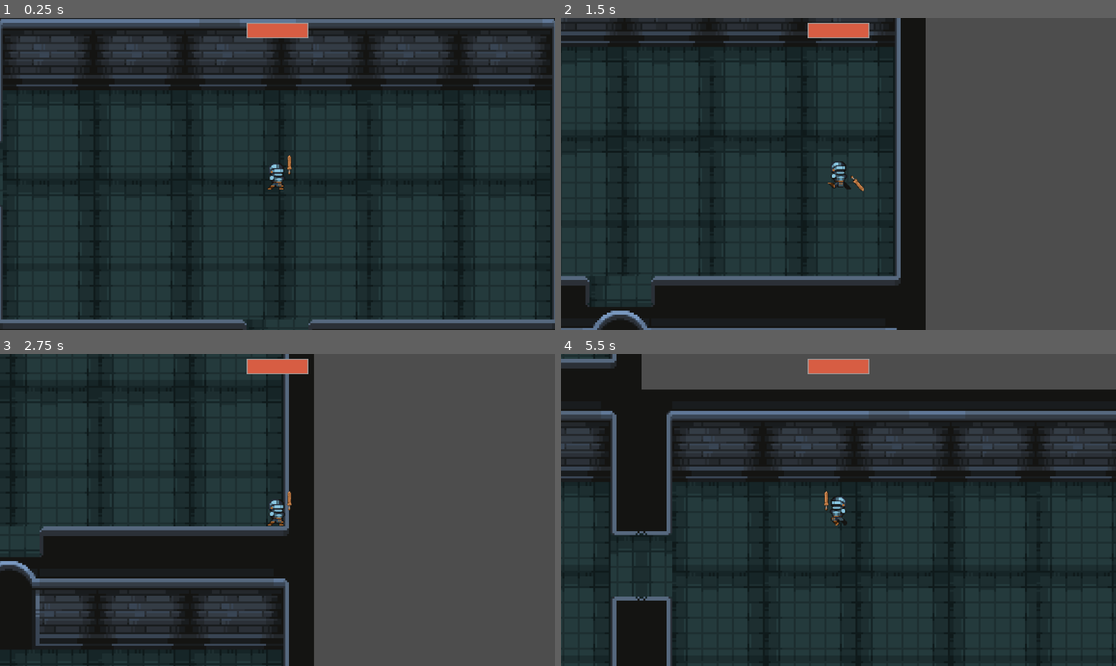
Above: before the commit, frames 1-4 (two rows, left to right).
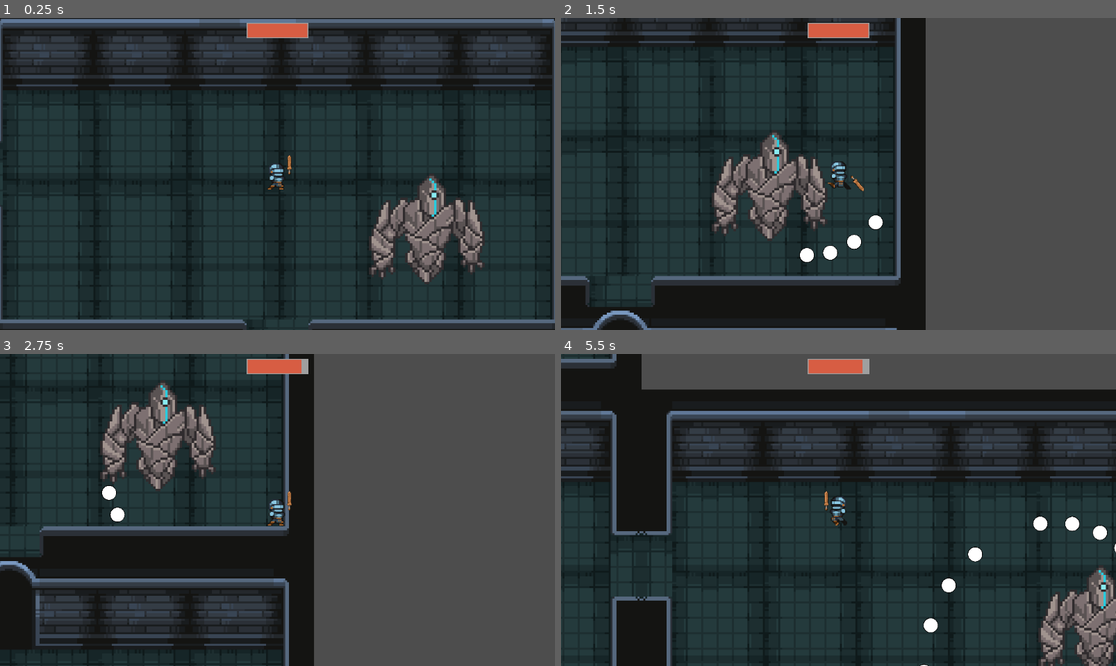
Above: after the commit, the same moments.

Repository: Robert-Riordan-UCD/GameDevJourney
Game: Godot game, scene res://World/Levels/level.tscn
Two runs of this game, one before a commit and one after it. Both use one fixed random seed, a clock stepped at 60 frames per second and the inputs below.
Inputs (mouse positions are in pixels of both pictures, inside the frame that each line leads up to):
- Up to frame 1 (0.25 s): no input
- Up to frame 2 (1.5 s): move the mouse to (960, 158) at 0.52 s; hold D (player_right) 0.53-1.28 s; hold Space (player_dash) 0.53-1.28 s; move the mouse to (727, 189) at 1.27 s; hold S (player_down) from 1.28 s (still down); click (727, 189) at 1.35 s
- Up to frame 3 (2.75 s): move the mouse to (333, 441) at 2.02 s; release S (player_down) at 2.03 s; hold D (player_right) from 2.03 s (still down); hold Space (player_dash) from 2.03 s (still down)
- Up to frame 4 (5.5 s): move the mouse to (810, 572) at 2.77 s; release D (player_right) at 2.78 s; release Space (player_dash) at 2.78 s; hold W (player_up) 2.78-3.53 s; click (810, 572) at 2.85 s; move the mouse to (1005, 556) at 3.52 s; hold Space (player_dash) 3.53-4.28 s; hold A (player_left) 3.53-5.03 s; move the mouse to (672, 463) at 4.27 s; click (672, 463) at 4.35 s; move the mouse to (866, 510) at 5.02 s; hold S (player_down) from 5.03 s (still down); hold Space (player_dash) from 5.03 s (still down)

The runs differ from the first frame. In frame 1, 3.3% of the frame differs, in the area x 66-87%, y 50-85%; in frame 2, 3.7%, in the area x 27-59%, y 36-79%; in frame 3, 3.5%; in frame 4, 3.1%.

Commit message:
Initial boss setup

Diff:
--- /dev/null
+++ b/Rougelike_Bullethell_Dungeon_Crawler/Enemies/Boss/StoneGolem/IdleState.gd
@@ -0,0 +1,8 @@
+class_name BossIdle
+extends State
+
+@export var parent:Boss
+@export var speed:float = 10
+
+func enter():
+	parent.animated_sprite_2d.play("idle")
--- /dev/null
+++ b/Rougelike_Bullethell_Dungeon_Crawler/Enemies/Boss/StoneGolem/StoneGolemStateMachine.gd
@@ -0,0 +1,36 @@
+extends Node
+
+@export var initial_state:State = null
+
+var current_state:State = null
+var states:Dictionary = {}
+
+func _ready() -> void:
+	for child in get_children():
+		if child is State:
+			states[child.name] = child
+			child.transition.connect(change_state)
+
+	if initial_state:
+		await get_tree().process_frame
+		await initial_state.enter()
+		current_state = initial_state
+
+func _process(delta: float) -> void:
+	if current_state:
+		current_state.update(delta)
+
+func _physics_process(delta: float) -> void:
+	if current_state:
+		current_state.physics_update(delta)
+
+func change_state(state:String) -> void:
+	if state == current_state.name: return
+
+	var new_state:State = states.get(state)
+	if not new_state: return
+
+	if current_state:
+		await current_state.exit()
+	await new_state.enter()
+	current_state = new_state
--- /dev/null
+++ b/Rougelike_Bullethell_Dungeon_Crawler/Enemies/Boss/StoneGolem/stone_golem.gd
@@ -0,0 +1,59 @@
+extends Boss
+
+const SPEED = 300.0
+
+signal died
+#
+#@export var bullet_spawner:BulletSpawner = null
+#
+#@export var start_time_offset_min:float = 1.6
+#@export var start_time_offset_max:float = 0.2
+#
+#@export var movement_area:SpawnArea
+
+@onready var animated_sprite_2d: AnimatedSprite2D = $AnimatedSprite2D
+
+var dying:bool = false
+#
+#func _ready() -> void:
+#	randomize()
+#	setup_bullet_spawner()
+#	random_movement.movement_area = movement_area
+#
+#func _process(delta: float) -> void:
+#	if dying: return
+#	if random_movement and random_movement.enabled:
+#		animated_sprite_2d.play("move")
+#		animated_sprite_2d.flip_h = velocity.x < 0
+#
+#func activate() -> void:
+#	await spawn_self()
+#	if dying: return
+#	bullet_spawner.enable()
+#	random_movement.enabled = true
+#
+#func setup_bullet_spawner() -> void:
+#	if bullet_spawner ==  null:
+#		bullet_spawner = preload("res://Bullets/bullet_spawner.tscn").instantiate()
+#	add_child(bullet_spawner)
+#	bullet_spawner.disable()
+#
+#func spawn_self() -> void:
+#	await get_tree().create_timer(randf_range(start_time_offset_min, start_time_offset_max)).timeout
+#	animated_sprite_2d.play_backwards("death")
+#	await animated_sprite_2d.animation_finished
+#	animated_sprite_2d.position.y += 8
+#	animated_sprite_2d.play("default")
+#
+#func _on_health_died() -> void:
+#	if dying: return
+#	dying = true
+#	died.emit()
+#	animated_sprite_2d.position.y -= 8
+#	animated_sprite_2d.play("death")
+#	$CollisionShape2D.queue_free()
+#	random_movement.queue_free()
+#	bullet_spawner.disable()
+#	await animated_sprite_2d.animation_finished
+#	get_parent().remove_child(self)
+#	queue_free()
--- /dev/null
+++ b/Rougelike_Bullethell_Dungeon_Crawler/Enemies/Boss/StoneGolem/stone_golem.tscn
@@ -0,0 +1,439 @@
+[gd_scene load_steps=62 format=3 uid="uid://nrfgwah0docv"]
+
+[ext_resource type="Script" path="res://Enemies/Boss/StoneGolem/stone_golem.gd" id="1_36wpp"]
+[ext_resource type="Texture2D" uid="uid://ikcpxrwrne70" path="res://Enemies/Boss/StoneGolem/Character_sheet.png" id="1_uhvlh"]
+[ext_resource type="Script" path="res://Utilites/health.gd" id="2_4bfgc"]
+[ext_resource type="Script" path="res://Utilites/Hurtbox.gd" id="3_tug5w"]
+[ext_resource type="PackedScene" uid="uid://c5dxg0k1tihbq" path="res://Bullets/bullet_spawner.tscn" id="5_np3k6"]
+[ext_resource type="PackedScene" uid="uid://cuyd1yw3aunkv" path="res://Bullets/burst_bullet_spawner.tscn" id="6_phnmg"]
+[ext_resource type="Script" path="res://Enemies/Boss/StoneGolem/StoneGolemStateMachine.gd" id="7_kle3x"]
+[ext_resource type="Script" path="res://Enemies/Boss/StoneGolem/IdleState.gd" id="8_y0b6c"]
+
+[sub_resource type="AtlasTexture" id="AtlasTexture_uto7t"]
+atlas = ExtResource("1_uhvlh")
+region = Rect2(0, 700, 100, 100)
+
+[sub_resource type="AtlasTexture" id="AtlasTexture_if1g1"]
+atlas = ExtResource("1_uhvlh")
+region = Rect2(100, 700, 100, 100)
+
+[sub_resource type="AtlasTexture" id="AtlasTexture_q2rd3"]
+atlas = ExtResource("1_uhvlh")
+region = Rect2(200, 700, 100, 100)
+
+[sub_resource type="AtlasTexture" id="AtlasTexture_vghxg"]
+atlas = ExtResource("1_uhvlh")
+region = Rect2(300, 700, 100, 100)
+
+[sub_resource type="AtlasTexture" id="AtlasTexture_28g0f"]
+atlas = ExtResource("1_uhvlh")
+region = Rect2(400, 700, 100, 100)
+
+[sub_resource type="AtlasTexture" id="AtlasTexture_wko05"]
+atlas = ExtResource("1_uhvlh")
+region = Rect2(500, 700, 100, 100)
+
+[sub_resource type="AtlasTexture" id="AtlasTexture_ug1cj"]
+atlas = ExtResource("1_uhvlh")
+region = Rect2(600, 700, 100, 100)
+
+[sub_resource type="AtlasTexture" id="AtlasTexture_qqirx"]
+atlas = ExtResource("1_uhvlh")
+region = Rect2(700, 700, 100, 100)
+
+[sub_resource type="AtlasTexture" id="AtlasTexture_qxahc"]
+atlas = ExtResource("1_uhvlh")
+region = Rect2(800, 700, 100, 100)
+
+[sub_resource type="AtlasTexture" id="AtlasTexture_7qmua"]
+atlas = ExtResource("1_uhvlh")
+region = Rect2(900, 700, 100, 100)
+
+[sub_resource type="AtlasTexture" id="AtlasTexture_uygwr"]
+atlas = ExtResource("1_uhvlh")
+region = Rect2(0, 800, 100, 100)
+
+[sub_resource type="AtlasTexture" id="AtlasTexture_6ya8l"]
+atlas = ExtResource("1_uhvlh")
+region = Rect2(100, 800, 100, 100)
+
+[sub_resource type="AtlasTexture" id="AtlasTexture_7rli4"]
+atlas = ExtResource("1_uhvlh")
+region = Rect2(200, 800, 100, 100)
+
+[sub_resource type="AtlasTexture" id="AtlasTexture_earhv"]
+atlas = ExtResource("1_uhvlh")
+region = Rect2(300, 800, 100, 100)
+
+[sub_resource type="AtlasTexture" id="AtlasTexture_ln4mb"]
+atlas = ExtResource("1_uhvlh")
+region = Rect2(0, 100, 100, 100)
+
+[sub_resource type="AtlasTexture" id="AtlasTexture_1jd7q"]
+atlas = ExtResource("1_uhvlh")
+region = Rect2(100, 100, 100, 100)
+
+[sub_resource type="AtlasTexture" id="AtlasTexture_pmeg8"]
+atlas = ExtResource("1_uhvlh")
+region = Rect2(200, 100, 100, 100)
+
+[sub_resource type="AtlasTexture" id="AtlasTexture_ov12r"]
+atlas = ExtResource("1_uhvlh")
+region = Rect2(300, 100, 100, 100)
+
+[sub_resource type="AtlasTexture" id="AtlasTexture_jw7by"]
+atlas = ExtResource("1_uhvlh")
+region = Rect2(400, 100, 100, 100)
+
+[sub_resource type="AtlasTexture" id="AtlasTexture_5smfp"]
+atlas = ExtResource("1_uhvlh")
+region = Rect2(500, 100, 100, 100)
+
+[sub_resource type="AtlasTexture" id="AtlasTexture_e21wn"]
+atlas = ExtResource("1_uhvlh")
+region = Rect2(600, 100, 100, 100)
+
+[sub_resource type="AtlasTexture" id="AtlasTexture_se7a2"]
+atlas = ExtResource("1_uhvlh")
+region = Rect2(700, 100, 100, 100)
+
+[sub_resource type="AtlasTexture" id="AtlasTexture_is1q2"]
+atlas = ExtResource("1_uhvlh")
+region = Rect2(300, 0, 100, 100)
+
+[sub_resource type="AtlasTexture" id="AtlasTexture_vjad1"]
+atlas = ExtResource("1_uhvlh")
+region = Rect2(0, 0, 100, 100)
+
+[sub_resource type="AtlasTexture" id="AtlasTexture_opcjg"]
+atlas = ExtResource("1_uhvlh")
+region = Rect2(100, 0, 100, 100)
+
+[sub_resource type="AtlasTexture" id="AtlasTexture_gio5v"]
+atlas = ExtResource("1_uhvlh")
+region = Rect2(200, 0, 100, 100)
+
+[sub_resource type="AtlasTexture" id="AtlasTexture_21aeo"]
+atlas = ExtResource("1_uhvlh")
+region = Rect2(0, 300, 100, 100)
+
+[sub_resource type="AtlasTexture" id="AtlasTexture_sv8w2"]
+atlas = ExtResource("1_uhvlh")
+region = Rect2(100, 300, 100, 100)
+
+[sub_resource type="AtlasTexture" id="AtlasTexture_q423c"]
+atlas = ExtResource("1_uhvlh")
+region = Rect2(200, 300, 100, 100)
+
+[sub_resource type="AtlasTexture" id="AtlasTexture_57k5u"]
+atlas = ExtResource("1_uhvlh")
+region = Rect2(300, 300, 100, 100)
+
+[sub_resource type="AtlasTexture" id="AtlasTexture_emic6"]
+atlas = ExtResource("1_uhvlh")
+region = Rect2(400, 300, 100, 100)
+
+[sub_resource type="AtlasTexture" id="AtlasTexture_l8dnc"]
+atlas = ExtResource("1_uhvlh")
+region = Rect2(500, 300, 100, 100)
+
+[sub_resource type="AtlasTexture" id="AtlasTexture_005xt"]
+atlas = ExtResource("1_uhvlh")
+region = Rect2(600, 300, 100, 100)
+
+[sub_resource type="AtlasTexture" id="AtlasTexture_dy4j6"]
+atlas = ExtResource("1_uhvlh")
+region = Rect2(700, 300, 100, 100)
+
+[sub_resource type="AtlasTexture" id="AtlasTexture_c78l8"]
+atlas = ExtResource("1_uhvlh")
+region = Rect2(0, 400, 100, 100)
+
+[sub_resource type="AtlasTexture" id="AtlasTexture_a0i8x"]
+atlas = ExtResource("1_uhvlh")
+region = Rect2(100, 400, 100, 100)
+
+[sub_resource type="AtlasTexture" id="AtlasTexture_vfvig"]
+atlas = ExtResource("1_uhvlh")
+region = Rect2(200, 400, 100, 100)
+
+[sub_resource type="AtlasTexture" id="AtlasTexture_julpb"]
+atlas = ExtResource("1_uhvlh")
+region = Rect2(300, 400, 100, 100)
+
+[sub_resource type="AtlasTexture" id="AtlasTexture_wvpob"]
+atlas = ExtResource("1_uhvlh")
+region = Rect2(400, 400, 100, 100)
+
+[sub_resource type="AtlasTexture" id="AtlasTexture_uim86"]
+atlas = ExtResource("1_uhvlh")
+region = Rect2(500, 400, 100, 100)
+
+[sub_resource type="AtlasTexture" id="AtlasTexture_76nho"]
+atlas = ExtResource("1_uhvlh")
+region = Rect2(600, 400, 100, 100)
+
+[sub_resource type="AtlasTexture" id="AtlasTexture_8wksi"]
+atlas = ExtResource("1_uhvlh")
+region = Rect2(0, 200, 100, 100)
+
+[sub_resource type="AtlasTexture" id="AtlasTexture_xg470"]
+atlas = ExtResource("1_uhvlh")
+region = Rect2(100, 200, 100, 100)
+
+[sub_resource type="AtlasTexture" id="AtlasTexture_b1n3k"]
+atlas = ExtResource("1_uhvlh")
+region = Rect2(200, 200, 100, 100)
+
+[sub_resource type="AtlasTexture" id="AtlasTexture_7f5qy"]
+atlas = ExtResource("1_uhvlh")
+region = Rect2(300, 200, 100, 100)
+
+[sub_resource type="AtlasTexture" id="AtlasTexture_3uk3m"]
+atlas = ExtResource("1_uhvlh")
+region = Rect2(400, 200, 100, 100)
+
+[sub_resource type="AtlasTexture" id="AtlasTexture_x5ui7"]
+atlas = ExtResource("1_uhvlh")
+region = Rect2(500, 200, 100, 100)
+
+[sub_resource type="AtlasTexture" id="AtlasTexture_v0vfp"]
+atlas = ExtResource("1_uhvlh")
+region = Rect2(600, 200, 100, 100)
+
+[sub_resource type="AtlasTexture" id="AtlasTexture_ngvtf"]
+atlas = ExtResource("1_uhvlh")
+region = Rect2(700, 200, 100, 100)
+
+[sub_resource type="AtlasTexture" id="AtlasTexture_5bm65"]
+atlas = ExtResource("1_uhvlh")
+region = Rect2(800, 200, 100, 100)
+
+[sub_resource type="SpriteFrames" id="SpriteFrames_aes7t"]
+animations = [{
+"frames": [{
+"duration": 1.0,
+"texture": SubResource("AtlasTexture_uto7t")
+}, {
+"duration": 1.0,
+"texture": SubResource("AtlasTexture_if1g1")
+}, {
+"duration": 1.0,
+"texture": SubResource("AtlasTexture_q2rd3")
+}, {
+"duration": 1.0,
+"texture": SubResource("AtlasTexture_vghxg")
+}, {
+"duration": 1.0,
+"texture": SubResource("AtlasTexture_28g0f")
+}, {
+"duration": 1.0,
+"texture": SubResource("AtlasTexture_wko05")
+}, {
+"duration": 1.0,
+"texture": SubResource("AtlasTexture_ug1cj")
+}, {
+"duration": 1.0,
+"texture": SubResource("AtlasTexture_qqirx")
+}, {
+"duration": 1.0,
+"texture": SubResource("AtlasTexture_qxahc")
+}, {
+"duration": 1.0,
+"texture": SubResource("AtlasTexture_7qmua")
+}, {
+"duration": 1.0,
+"texture": SubResource("AtlasTexture_uygwr")
+}, {
+"duration": 1.0,
+"texture": SubResource("AtlasTexture_6ya8l")
+}, {
+"duration": 1.0,
+"texture": SubResource("AtlasTexture_7rli4")
+}, {
+"duration": 1.0,
+"texture": SubResource("AtlasTexture_earhv")
+}],
+"loop": false,
+"name": &"death",
+"speed": 6.0
+}, {
+"frames": [{
+"duration": 1.0,
+"texture": SubResource("AtlasTexture_ln4mb")
+}, {
+"duration": 1.0,
+"texture": SubResource("AtlasTexture_1jd7q")
+}, {
+"duration": 1.0,
+"texture": SubResource("AtlasTexture_pmeg8")
+}, {
+"duration": 1.0,
+"texture": SubResource("AtlasTexture_ov12r")
+}, {
+"duration": 1.0,
+"texture": SubResource("AtlasTexture_jw7by")
+}, {
+"duration": 1.0,
+"texture": SubResource("AtlasTexture_5smfp")
+}, {
+"duration": 1.0,
+"texture": SubResource("AtlasTexture_e21wn")
+}, {
+"duration": 1.0,
+"texture": SubResource("AtlasTexture_se7a2")
+}],
+"loop": true,
+"name": &"glow",
+"speed": 6.0
+}, {
+"frames": [{
+"duration": 1.0,
+"texture": SubResource("AtlasTexture_is1q2")
+}, {
+"duration": 1.0,
+"texture": SubResource("AtlasTexture_vjad1")
+}, {
+"duration": 1.0,
+"texture": SubResource("AtlasTexture_opcjg")
+}, {
+"duration": 1.0,
+"texture": SubResource("AtlasTexture_gio5v")
+}],
+"loop": true,
+"name": &"idle",
+"speed": 6.0
+}, {
+"frames": [{
+"duration": 1.0,
+"texture": SubResource("AtlasTexture_21aeo")
+}, {
+"duration": 1.0,
+"texture": SubResource("AtlasTexture_sv8w2")
+}, {
+"duration": 1.0,
+"texture": SubResource("AtlasTexture_q423c")
+}, {
+"duration": 1.0,
+"texture": SubResource("AtlasTexture_57k5u")
+}, {
+"duration": 1.0,
+"texture": SubResource("AtlasTexture_emic6")
+}, {
+"duration": 1.0,
+"texture": SubResource("AtlasTexture_l8dnc")
+}, {
+"duration": 1.0,
+"texture": SubResource("AtlasTexture_005xt")
+}, {
+"duration": 1.0,
+"texture": SubResource("AtlasTexture_dy4j6")
+}],
+"loop": true,
+"name": &"laser_attack",
+"speed": 6.0
+}, {
+"frames": [{
+"duration": 1.0,
+"texture": SubResource("AtlasTexture_c78l8")
+}, {
+"duration": 1.0,
+"texture": SubResource("AtlasTexture_a0i8x")
+}, {
+"duration": 1.0,
+"texture": SubResource("AtlasTexture_vfvig")
+}, {
+"duration": 1.0,
+"texture": SubResource("AtlasTexture_julpb")
+}, {
+"duration": 1.0,
+"texture": SubResource("AtlasTexture_wvpob")
+}, {
+"duration": 1.0,
+"texture": SubResource("AtlasTexture_uim86")
+}, {
+"duration": 1.0,
+"texture": SubResource("AtlasTexture_76nho")
+}],
+"loop": true,
+"name": &"melee_attack",
+"speed": 6.0
+}, {
+"frames": [{
+"duration": 1.0,
+"texture": SubResource("AtlasTexture_8wksi")
+}, {
+"duration": 1.0,
+"texture": SubResource("AtlasTexture_xg470")
+}, {
+"duration": 1.0,
+"texture": SubResource("AtlasTexture_b1n3k")
+}, {
+"duration": 1.0,
+"texture": SubResource("AtlasTexture_7f5qy")
+}, {
+"duration": 1.0,
+"texture": SubResource("AtlasTexture_3uk3m")
+}, {
+"duration": 1.0,
+"texture": SubResource("AtlasTexture_x5ui7")
+}, {
+"duration": 1.0,
+"texture": SubResource("AtlasTexture_v0vfp")
+}, {
+"duration": 1.0,
+"texture": SubResource("AtlasTexture_ngvtf")
+}, {
+"duration": 1.0,
+"texture": SubResource("AtlasTexture_5bm65")
+}],
+"loop": false,
+"name": &"ranged_attack",
+"speed": 6.0
+}]
+
+[sub_resource type="CircleShape2D" id="CircleShape2D_uyrox"]
+radius = 18.0
+
+[sub_resource type="CircleShape2D" id="CircleShape2D_70ci5"]
+radius = 24.0
+
+[node name="StoneGolem" type="CharacterBody2D"]
+scale = Vector2(5, 5)
+script = ExtResource("1_36wpp")
+
+[node name="AnimatedSprite2D" type="AnimatedSprite2D" parent="."]
+texture_filter = 1
+sprite_frames = SubResource("SpriteFrames_aes7t")
+animation = &"idle"
+frame_progress = 0.105519
+
+[node name="CollisionShape2D" type="CollisionShape2D" parent="."]
+shape = SubResource("CircleShape2D_uyrox")
+
+[node name="Health" type="Node2D" parent="."]
+position = Vector2(0, -27)
+script = ExtResource("2_4bfgc")
+
+[node name="HurtBox" type="Area2D" parent="." node_paths=PackedStringArray("parent")]
+position = Vector2(0, 1)
+collision_layer = 0
+collision_mask = 0
+script = ExtResource("3_tug5w")
+parent = NodePath("../Health")
+invincibility_time = 0.1
+
+[node name="CollisionShape2D" type="CollisionShape2D" parent="HurtBox"]
+shape = SubResource("CircleShape2D_70ci5")
+
+[node name="BulletSpawner" parent="." instance=ExtResource("5_np3k6")]
+
+[node name="BurstBulletSpawner" parent="." instance=ExtResource("6_phnmg")]
+
+[node name="StateMachine" type="Node" parent="." node_paths=PackedStringArray("initial_state")]
+script = ExtResource("7_kle3x")
+initial_state = NodePath("BossIdle")
+
+[node name="BossIdle" type="Node" parent="StateMachine" node_paths=PackedStringArray("parent")]
+script = ExtResource("8_y0b6c")
+parent = NodePath("../..")
--- /dev/null
+++ b/Rougelike_Bullethell_Dungeon_Crawler/Enemies/Boss/boss.gd
@@ -0,0 +1,2 @@
+class_name Boss
+extends CharacterBody2D
--- /dev/null
+++ b/Rougelike_Bullethell_Dungeon_Crawler/Utilites/State/state.gd
@@ -0,0 +1,16 @@
+class_name State
+extends Node
+
+signal transition
+
+func enter() -> void:
+	pass
+
+func exit() -> void:
+	pass
+
+func update(_delta:float) -> void:
+	pass
+
+func physics_update(_delta:float) -> void:
+	pass
--- a/Rougelike_Bullethell_Dungeon_Crawler/World/Levels/level.tscn
+++ b/Rougelike_Bullethell_Dungeon_Crawler/World/Levels/level.tscn
@@ -1,8 +1,9 @@
-[gd_scene load_steps=4 format=3 uid="uid://demy2evdrn76p"]
+[gd_scene load_steps=5 format=3 uid="uid://demy2evdrn76p"]
 
 [ext_resource type="Script" path="res://World/Levels/level.gd" id="1_1owfd"]
 [ext_resource type="PackedScene" uid="uid://dtrrrhcfme7or" path="res://Player/player.tscn" id="2_a80em"]
 [ext_resource type="PackedScene" uid="uid://dtmvyaetkcaww" path="res://GUI/health_bar.tscn" id="3_xiat0"]
+[ext_resource type="PackedScene" uid="uid://nrfgwah0docv" path="res://Enemies/Boss/StoneGolem/stone_golem.tscn" id="4_cq8r4"]
 
 [node name="Level" type="Node2D"]
 script = ExtResource("1_1owfd")
@@ -26,4 +27,7 @@
 grow_vertical = 2
 color = Color(0, 0, 0, 0)
 
+[node name="StoneGolem" parent="." instance=ExtResource("4_cq8r4")]
+position = Vector2(315, 129)
+
 [connection signal="health_changed" from="Player" to="GUI/HealthBar" method="_on_player_health_changed"]
Binary file added: Rougelike_Bullethell_Dungeon_Crawler/Enemies/Boss/StoneGolem/Character_sheet.png
